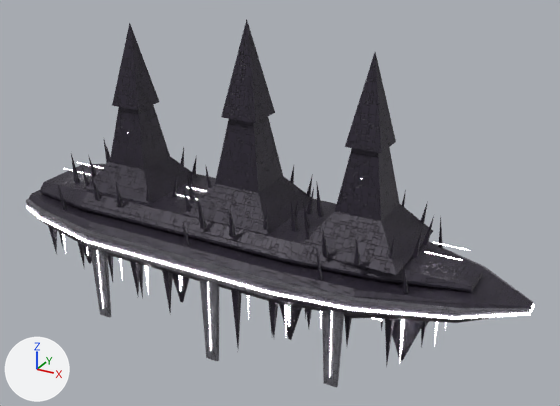
Renders of the glTF model prototype/test-game/content/ships/dark_lod1.glb from each side of a commit.
Before and after are seen from a 50 mm lens placed at (15.3, -25.2, 14.6), pointed at (1.3, 0.2, 1.9). Arrows for +X, +Y and +Z are at lower left; the lights stay in place. The picture after the commit comes second. Vertices at exactly the same position are counted once.

In view in the first picture: 'dark_lod1_body', 'dark_lod1_glow'.
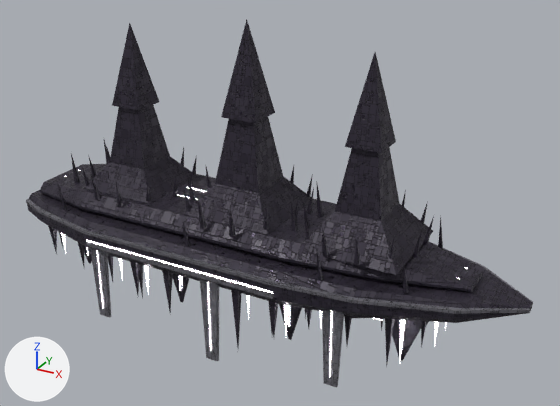
Where the change shows, as pixel boxes [x1, y1, x2, y2] in the pictures (560 x 406 px; the box of a moved part takes in the faces that stretch with it):
'dark_lod1_glow', reshaped (20% narrower, 15% shorter): before [26, 133, 535, 377]; after [61, 170, 468, 377]
part 1 of me_dark_lod1_glow, moved or reshaped (not visible afterwards): before [432, 242, 470, 251]
part 2 of me_dark_lod1_glow, moved or reshaped (not visible afterwards): before [425, 251, 462, 261]
part 3 of me_dark_lod1_glow, cut back (mostly hidden afterwards): before [26, 206, 535, 344]; after [86, 240, 290, 327]

What the commit changed:
me_dark_lod1_glow is used by ob_dark_lod1_glow; location (0.0, 0.0, 0.0).
me_dark_lod1_glow had 376 vertices, 548 faces and spanned x -10.8..11.7, y -3.5..3.5, z -3.6..4.3.
me_dark_lod1_glow now has 294 vertices, 400 faces and spans x -9.8..9.1, y -3.4..3.4, z -3.6..1.5.
me_dark_lod1_glow part 1: the loose piece of 8 vertices spanning x 7.7..9.1, y 0.4..0.5, z 1.5 is moved by (0.0, 0.0, -0.8).
me_dark_lod1_glow part 2: the loose piece of 8 vertices spanning x 7.7..9.1, y -0.5..-0.4, z 1.5 is moved by (0.0, 0.0, -0.8).
Part 3, on me_dark_lod1_glow:
50 vertices are removed from x -10.8..11.7, y -3.5..3.5, z -0.9..0.0.
160 faces are deleted.
16 vertices are added at x -8.0..7.4, y -3.4..3.4, z -0.9..0.0.
84 new faces join them.
Other edits to the shape of me_dark_lod1_glow do not show in these pictures.
